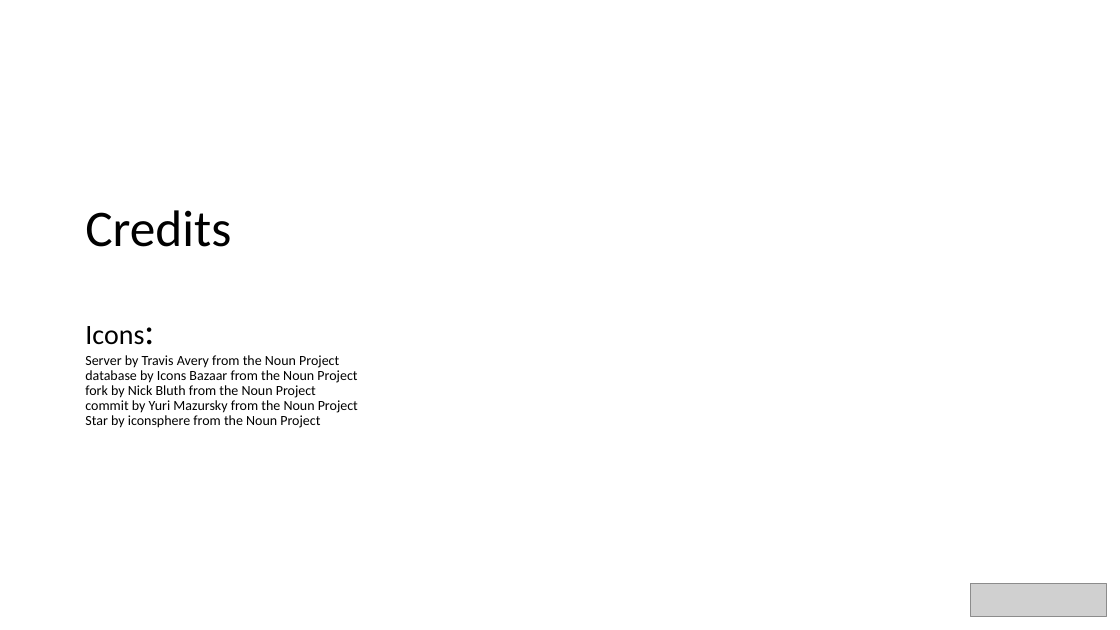
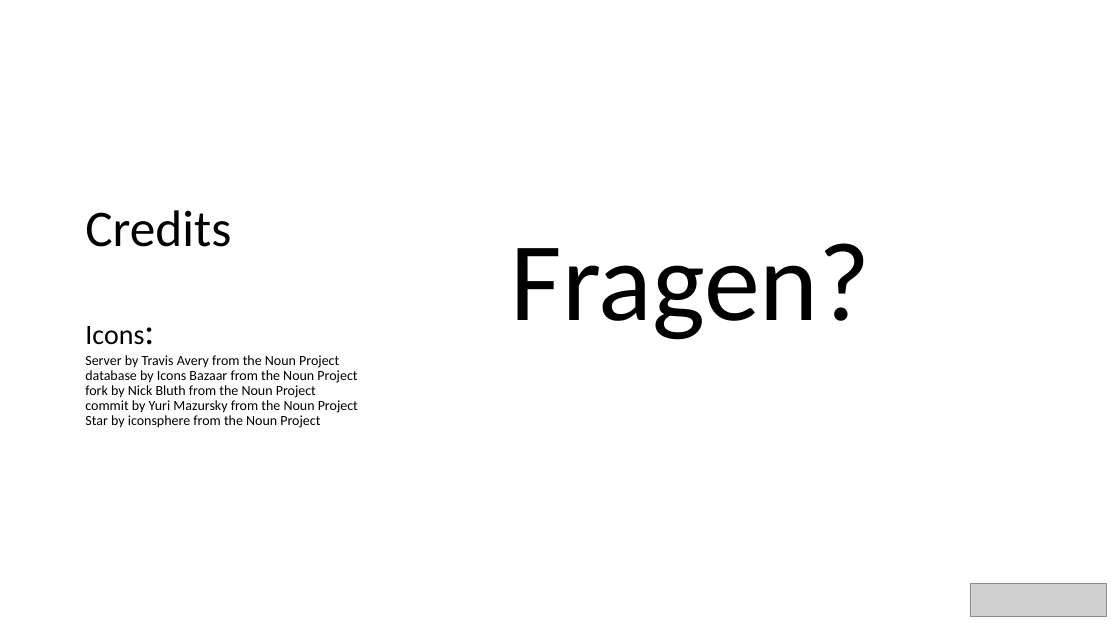
Before and after one commit to bytePassion/GraphQL-Talk, a slide deck: slide 48 of slides/GraphqlSlides.pptx. Drawn at 1120x630 pixels with LibreOffice and Linux fonts; fonts in the diff are those of the drawing; grey boxes stand for pictures. Boxes give left, top, right and bottom in pixels: in the first picture for what was removed or moved away, otherwise in the second. Text is boxed around its words. In the diff, an @@ line names an element or a change of style, - is before the commit and + after.

```diff
--- a/slides/GraphqlSlides.pptx
+++ b/slides/GraphqlSlides.pptx
@@ text added at (511,243,871,340), 96 pt, text #000000 @@
+Fragen?
```
Also in this commit, not shown: 2 other slides changed, 1 other file.
